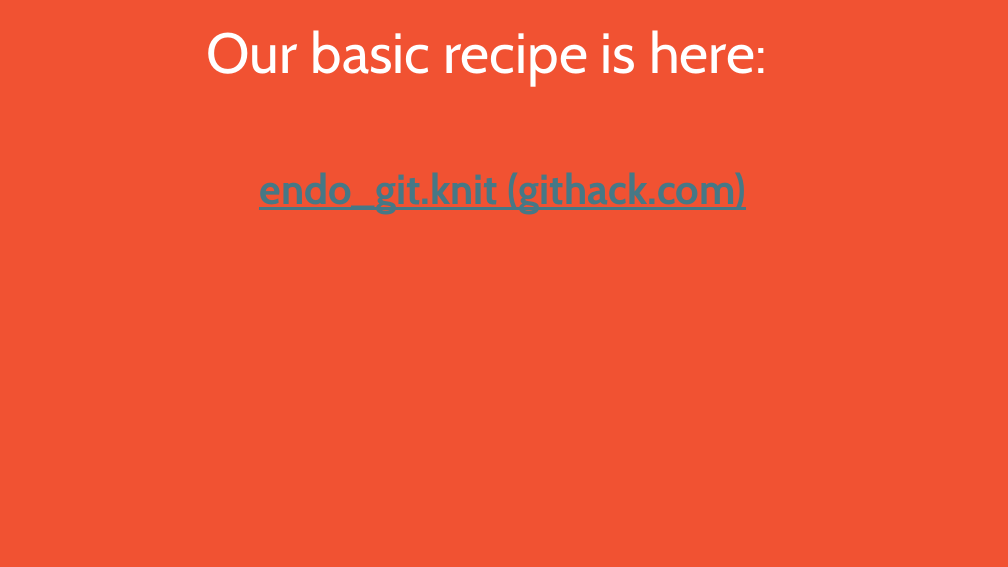
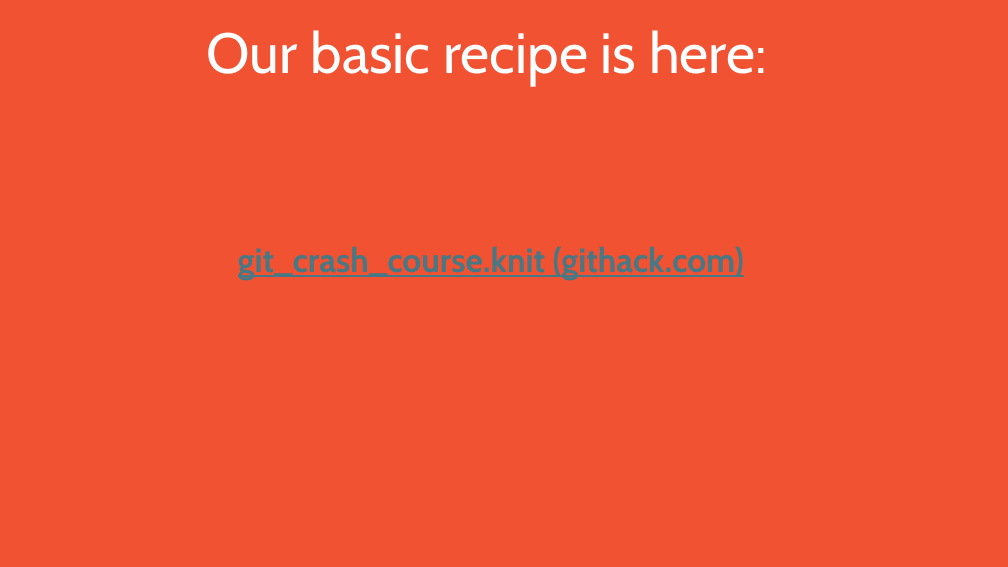
Before and after one commit to michaelvalcic/git_without_hub, a slide deck: slide 9 of pres.pptx. Drawn at 1008x567 pixels with LibreOffice and Linux fonts; fonts in the diff are those of the drawing. Boxes give left, top, right and bottom in pixels: in the first picture for what was removed or moved away, otherwise in the second. Text is boxed around its words. In the diff, an @@ line names an element or a change of style, - is before the commit and + after.

```diff
--- a/pres.pptx
+++ b/pres.pptx
@@ text at (x1=238, y1=247, x2=744, y2=280): text changed; size 40 to 32 pt @@
-endo_git.knit (githack.com)
+git_crash_course.knit (githack.com)
```
